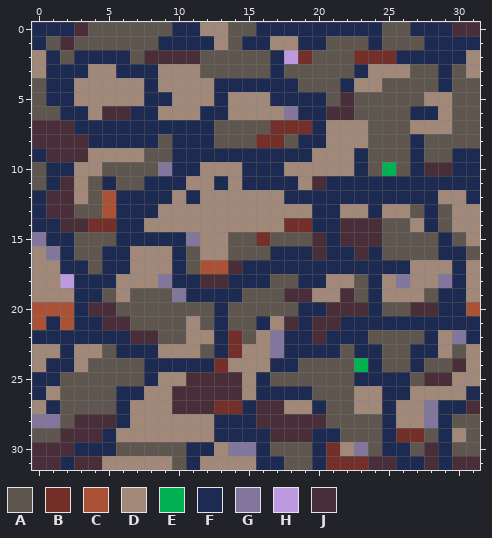
Two versions of one pixel-art file, rocks.aseprite. The picture above was drawn from the file before the commit.
32x32 pixels, 1 frame.
Palette (. is transparent): A #5f574f  B #742f29  C #ab5236  D #a28879  E #00b251  F #1d2b53  G #83769c  H #bd9adf  J #492d38
Pixels before, first column x 0:
 0 FFFJAAAAAAFFDDAAFFFFFFFFFAAFFFJJ
 1 FAJAAAAAAFFFFDAFFDDFFAAAFAAAFFFF
 2 DFAFFFFAJJJJAAAAAFHBAAABBBFFFFFD
 3 DFFFDDFFFDDDAAAAAFAAAAAFDDDAAFAD
 4 AFFDDDDDFDDDDFFFFFFAAAFDDAAAAFAA
 5 AFFDDDDDFFDDDFDDDFFFFAJAAAAADDAA
 6 AAFFDJJFFDDDFFDDDDGFFJJAAAAFFDAA
 7 JJJFFFFFFFFFFAAAABBBFDDDAAADDDAA
 8 JJJJFFFFFAFFFAAABBAFFDDDAAAFAAAA
 9 FJJJDDDDAAFFFFFFFFFFDDDFAAAFAAFF
10 AFFDDAAAAGFFDDDFFFDDDDDFAEAFJJFF
11 AFJDAFAAFFFDDFDFFFFDJFFFFFFFFFFF
12 FJJDACFFFFDFDDDDDDFFFFFFFFFFFDDF
13 FJJAACFFFDDDDDDDDDDDFFDDFDDAFADD
14 FFJJBBFFDDDDDDDDDDBBFFJJJAADFADD
15 GFFAAAFFFFFGDDAABAAAJFJJJAAAAFAD
16 DGFAAFFDDDFADDAAAFFFJFFJFAAAAFFA
17 DDFFAFFDDDFACCJFFFFFFFFFFFFDDDFD
18 DDHFFFDDDGFFJJFFFAAFFDDAFDGDDGFD
19 DDDFFADAAAGFFFFAAAJJDDJAFDDDAFFD
20 CCCFJJAAAAAAAFAAAAAFFJJJFAAJJFFC
21 CFCFFJJAAAADAFAAFDJFJJFFFFFFFFFF
22 FFFFFFFJJAADDFBADGFFJFFFAAAAFDGF
23 DDFDDAFFFDDDAFBDDGFFFFAFFAAFFDAD
24 DFFDAAAAFFFFFBDDDFFAAAAEFAAFAAJD
25 FFAAAAAAFDDJJJJDFAAAAAAFFFFAJJDD
26 FDAAAAFFDDJJJJJDFFFFAAADDFFDDDDF
27 DFAAAAFDDDJJJBBFJJDDFAADDFDDGFFJ
28 GGAJJJFDDDDDDFFFJJJJJAAAAFDDGFAA
29 AAJJJFDDDDDDDFFFFJJJFFAAAFBBAFDA
30 JJJFFFAAAAAFFDGGFAAAFBDGAFFAJFAA
31 JJFJJDDDDDAFDDDDFFAAFBBBJJFFJFJJ
And afterwards:
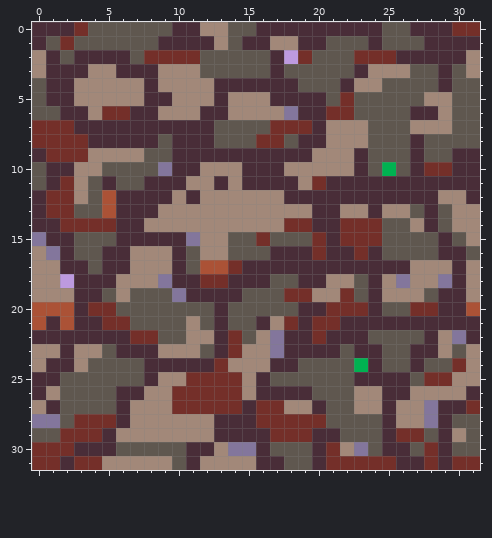
What changed:
y 0: x 0..3 FFFJ -> JJJB; x 10..11 FF -> JJ; x 16..24 FFFFFFFFF -> JJJJJJJJJ; x 27..31 FFFJJ -> JJJBB
y 1: x 0 F -> J; x 2 J -> B; x 9..12 FFFF -> JJJJ; x 15..16 FF -> JJ; x 19..20 FF -> JJ; x 24 F -> J; x 28..31 FFFF -> JJJJ
y 2: x 1 F -> J; x 3..6 FFFF -> JJJJ; x 8..11 JJJJ -> BBBB; x 17 F -> J; x 26..30 FFFFF -> JJJJJ
y 3: x 1..3 FFF -> JJJ; x 6..8 FFF -> JJJ; x 17 F -> J; x 23 F -> J; x 29 F -> J
y 4: x 1..2 FF -> JJ; x 8 F -> J; x 13..18 FFFFFF -> JJJJJJ; x 22 F -> J; x 29 F -> J
y 5: x 1..2 FF -> JJ; x 8..9 FF -> JJ; x 13 F -> J; x 17..20 FFFF -> JJJJ; x 22 J -> B
y 6: x 2..3 FF -> JJ; x 5..8 JJFF -> BBJJ; x 12..13 FF -> JJ; x 19..22 FFJJ -> JJBB; x 27..28 FF -> JJ
y 7: x 0..12 JJJFFFFFFFFFF -> BBBJJJJJJJJJJ; x 20 F -> J
y 8: x 0..8 JJJJFFFFF -> BBBBJJJJJ; x 10..12 FFF -> JJJ; x 19..20 FF -> JJ; x 27 F -> J
y 9: x 0..3 FJJJ -> JBBB; x 10..19 FFFFFFFFFF -> JJJJJJJJJJ; x 23 F -> J; x 27 F -> J; x 30..31 FF -> JJ
y 10: x 1..2 FF -> JJ; x 10..11 FF -> JJ; x 15..17 FFF -> JJJ; x 23 F -> J; x 27..31 FJJFF -> JBBJJ
y 11: x 1..2 FJ -> JB; x 5 F -> J; x 8..10 FFF -> JJJ; x 13 F -> J; x 15..18 FFFF -> JJJJ; x 20..31 JFFFFFFFFFFF -> BJJJJJJJJJJJ
y 12: x 0..2 FJJ -> JBB; x 6..9 FFFF -> JJJJ; x 11 F -> J; x 18..28 FFFFFFFFFFF -> JJJJJJJJJJJ; x 31 F -> J
y 13: x 0..2 FJJ -> JBB; x 6..8 FFF -> JJJ; x 20..21 FF -> JJ; x 24 F -> J; x 28 F -> J
y 14: x 0..3 FFJJ -> JJBB; x 6..7 FF -> JJ; x 20..24 FFJJJ -> JJBBB; x 28 F -> J
y 15: x 1..2 FF -> JJ; x 6..10 FFFFF -> JJJJJ; x 20..24 JFJJJ -> BJBBB; x 29 F -> J
y 16: x 2 F -> J; x 5..6 FF -> JJ; x 10 F -> J; x 17..24 FFFJFFJF -> JJJBJJBJ; x 29..30 FF -> JJ
y 17: x 2..3 FF -> JJ; x 5..6 FF -> JJ; x 10 F -> J; x 14..26 JFFFFFFFFFFFF -> BJJJJJJJJJJJJ; x 30 F -> J
y 18: x 3..5 FFF -> JJJ; x 10..16 FFJJFFF -> JJBBJJJ; x 19..20 FF -> JJ; x 24 F -> J; x 30 F -> J
y 19: x 3..4 FF -> JJ; x 11..14 FFFF -> JJJJ; x 18..19 JJ -> BB; x 22 J -> B; x 24 F -> J; x 29..30 FF -> JJ
y 20: x 3..5 FJJ -> JBB; x 13 F -> J; x 19..24 FFJJJF -> JJBBBJ; x 27..30 JJFF -> BBJJ
y 21: x 1 F -> J; x 3..6 FFJJ -> JJBB; x 13 F -> J; x 16 F -> J; x 18..31 JFJJFFFFFFFFFF -> BJBBJJJJJJJJJJ
y 22: x 0..8 FFFFFFFJJ -> JJJJJJJBB; x 13 F -> J; x 18..23 FFJFFF -> JJBJJJ; x 28 F -> J; x 31 F -> J
y 23: x 2 F -> J; x 6..8 FFF -> JJJ; x 13 F -> J; x 18..21 FFFF -> JJJJ; x 23..24 FF -> JJ; x 27..28 FF -> JJ
y 24: x 1..2 FF -> JJ; x 8..12 FFFFF -> JJJJJ; x 17..18 FF -> JJ; x 24 F -> J; x 27 F -> J; x 30 J -> B
y 25: x 0..1 FF -> JJ; x 8 F -> J; x 11..14 JJJJ -> BBBB; x 16 F -> J; x 23..26 FFFF -> JJJJ; x 28..29 JJ -> BB
y 26: x 0 F -> J; x 6..7 FF -> JJ; x 10..14 JJJJJ -> BBBBB; x 16..19 FFFF -> JJJJ; x 25..26 FF -> JJ; x 31 F -> J
y 27: x 1 F -> J; x 6 F -> J; x 10..12 JJJ -> BBB; x 15..17 FJJ -> JBB; x 20 F -> J; x 25 F -> J; x 29..31 FFJ -> JJB
y 28: x 3..6 JJJF -> BBBJ; x 13..20 FFFJJJJJ -> JJJBBBBB; x 25 F -> J; x 29 F -> J
y 29: x 2..5 JJJF -> BBBJ; x 13..21 FFFFJJJFF -> JJJJBBBJJ; x 25 F -> J; x 29 F -> J
y 30: x 0..5 JJJFFF -> BBBJJJ; x 11..12 FF -> JJ; x 16 F -> J; x 20 F -> J; x 25..26 FF -> JJ; x 28..29 JF -> BJ
y 31: x 0..4 JJFJJ -> BBJBB; x 11 F -> J; x 16..17 FF -> JJ; x 20 F -> J; x 24..31 JJFFJFJJ -> BBJJBJBB
